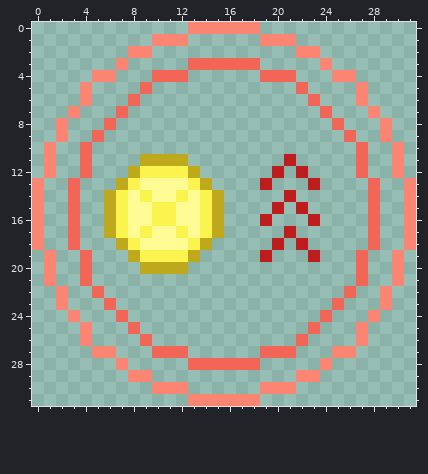
Two versions of one pixel-art file, Roguelike Project/Assets/Sprites/PowerUp/BombSpeed.aseprite. Above is the file before it was changed.
32x32 pixels, 1 frame.
New version:
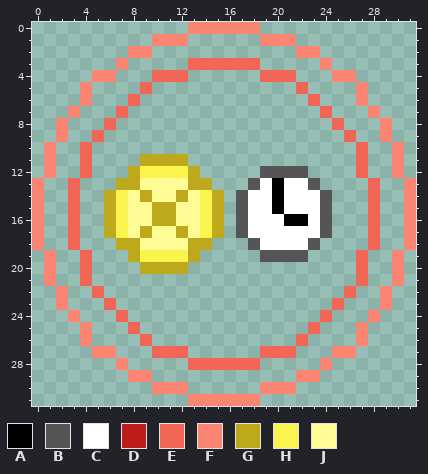
Palette (. is transparent): A #000000  B #555555  C #ffffff  D #be1d1d  E #f26657  F #fb8573  G #bea81b  H #fbf44f  J #fffb95
Difference:
The edit adds colour A in rows 13 to 14 at x 20; in row 16 at x 21 to 22.
Colour D gives way to colour A in row 15 at x 20.
The edit adds colour B in row 12 at x 19 and 21; in row 13 at x 18; in rows 14 to 17 at x 17 and 24; in row 18 at x 18 and 23; in row 19 at x 20 to 22.
Colour D gives way to colour B in row 12 at x 20 and 22; in row 13 at x 23; in row 19 at x 19.
The edit adds colour C in row 13 at x 21 to 22; in row 14 at x 18 to 19 and 22 to 23; in row 15 at x 18 to 19, 21 and 23; in row 16 at x 18 and 20; in row 17 at x 18 to 20 and 22 to 23; in row 18 at x 19 and 21.
Colour D gives way to colour C in row 13 at x 19; in row 14 at x 21; in row 15 at x 22; in row 16 at x 19 and 23; in row 17 at x 21; in row 18 at x 20 and 22.
Colour H gives way to colour G in row 13 at x 8 and 13; in row 14 at x 9 and 12; in rows 15 to 16 at x 10 to 11; in row 17 at x 9 and 12; in row 18 at x 8 and 13.
Colour D is removed in row 11 at x 21; in row 19 at x 23.
